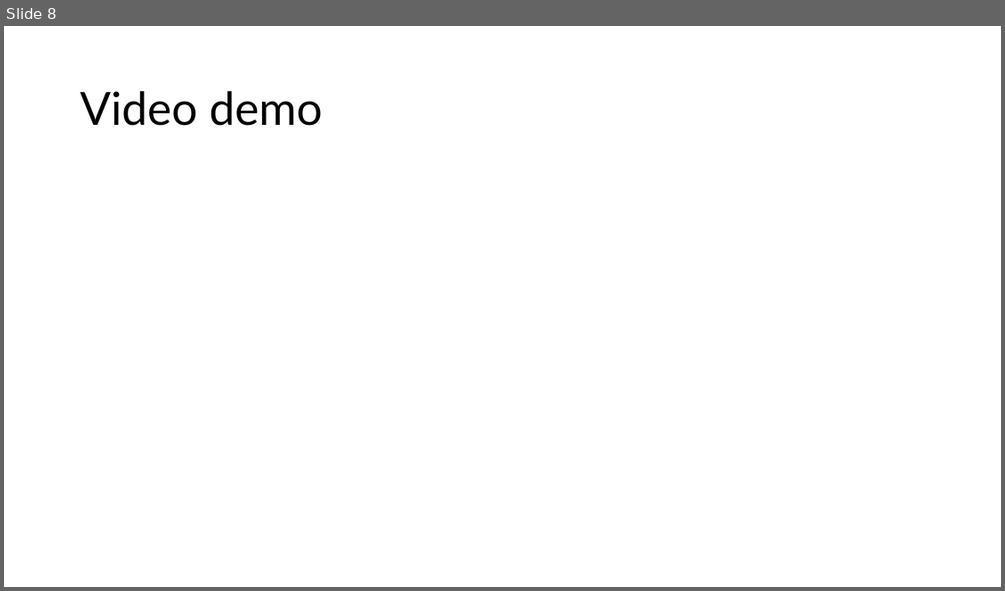
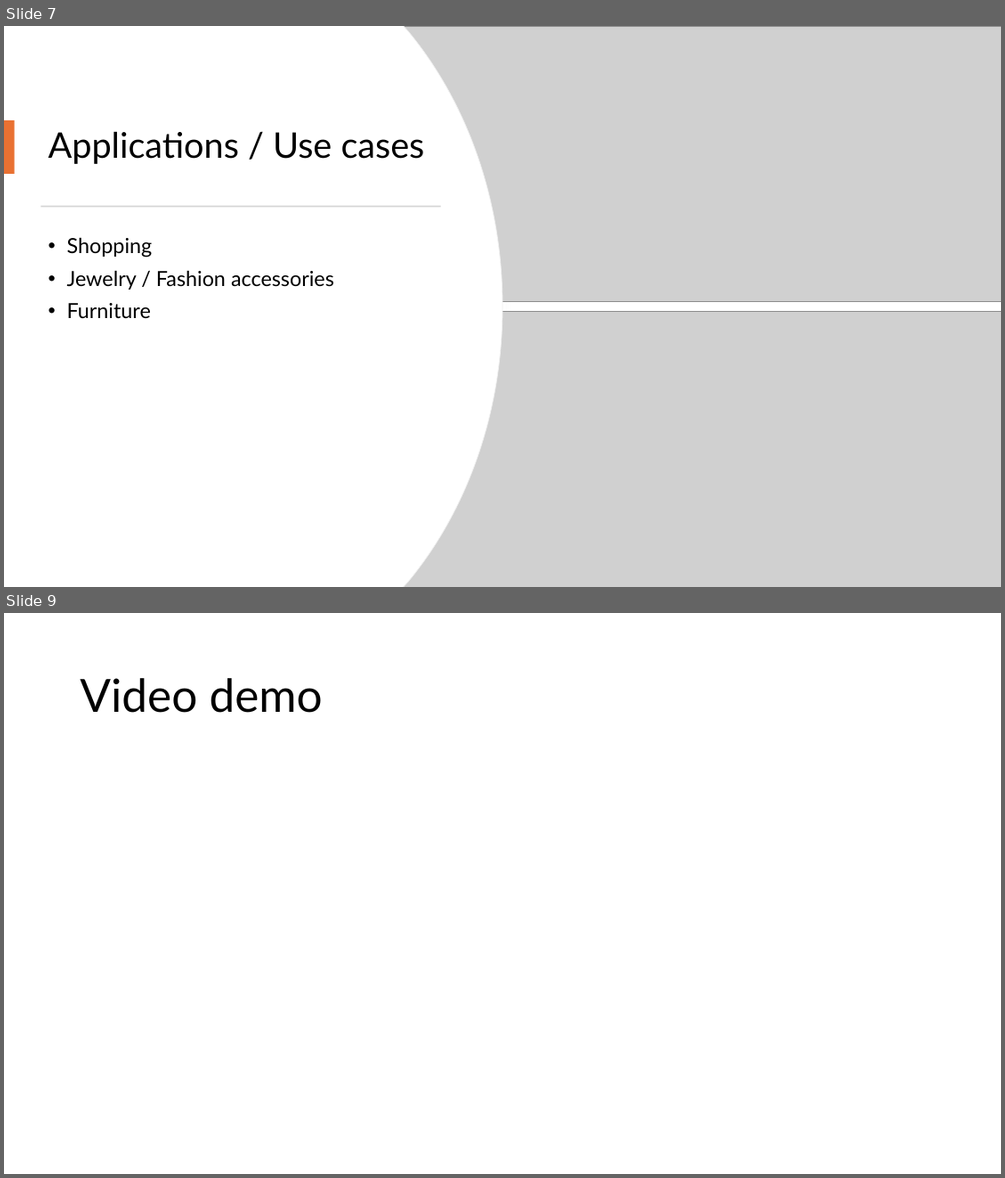
Before and after one commit to inamdarchaitanya/JPP_SIG_CP2, a slide deck: Documents/Introduction to Immersive Technologies.pptx. Shown one above the other, each under a label of ours: slide 8 before the commit, slides 7 and 9 after it; the slides between them are not shown. The pictures are 1005x591 and 1005x1178 pixels, drawn with LibreOffice and Linux fonts; fonts in the diff are those of the drawing; grey boxes stand for pictures; background and template pictures are left out. Boxes give left, top, right and bottom in pixels: in the first picture for what was removed or moved away, otherwise in the second. Text is boxed around its words. In the diff, an @@ line names an element or a change of style, - is before the commit and + after.

```diff
--- a/Documents/Introduction to Immersive Technologies.pptx
+++ b/Documents/Introduction to Immersive Technologies.pptx
@@ slide 7 added at (4,26,1001,587), background #FFFFFF @@
@@ freeform shape added at (4,26,502,587), fill #FFFFFF, outline #EFEFEF 0.75 pt @@
@@ freeform shape added at (4,26,502,587), fill #FFFFFF @@
@@ picture added at (404,26,1001,301) @@
@@ rectangle added at (4,120,15,174), fill #E97132 @@
@@ title added at (48,131,425,164), 34 pt, text #000000 @@
+Applications / Use cases
@@ rectangle added at (40,206,441,207), fill #D5D5D5 @@
@@ text added at (67,237,334,319), 20 pt, text #000000 @@
+• Shopping
+• Jewelry / Fashion accessories
+• Furniture
@@ picture added at (404,312,1001,587) @@
@@ what was slide 8 is now slide 9 @@
```
Also in this commit, not shown: 8 slides changed, 1 other slide added.
